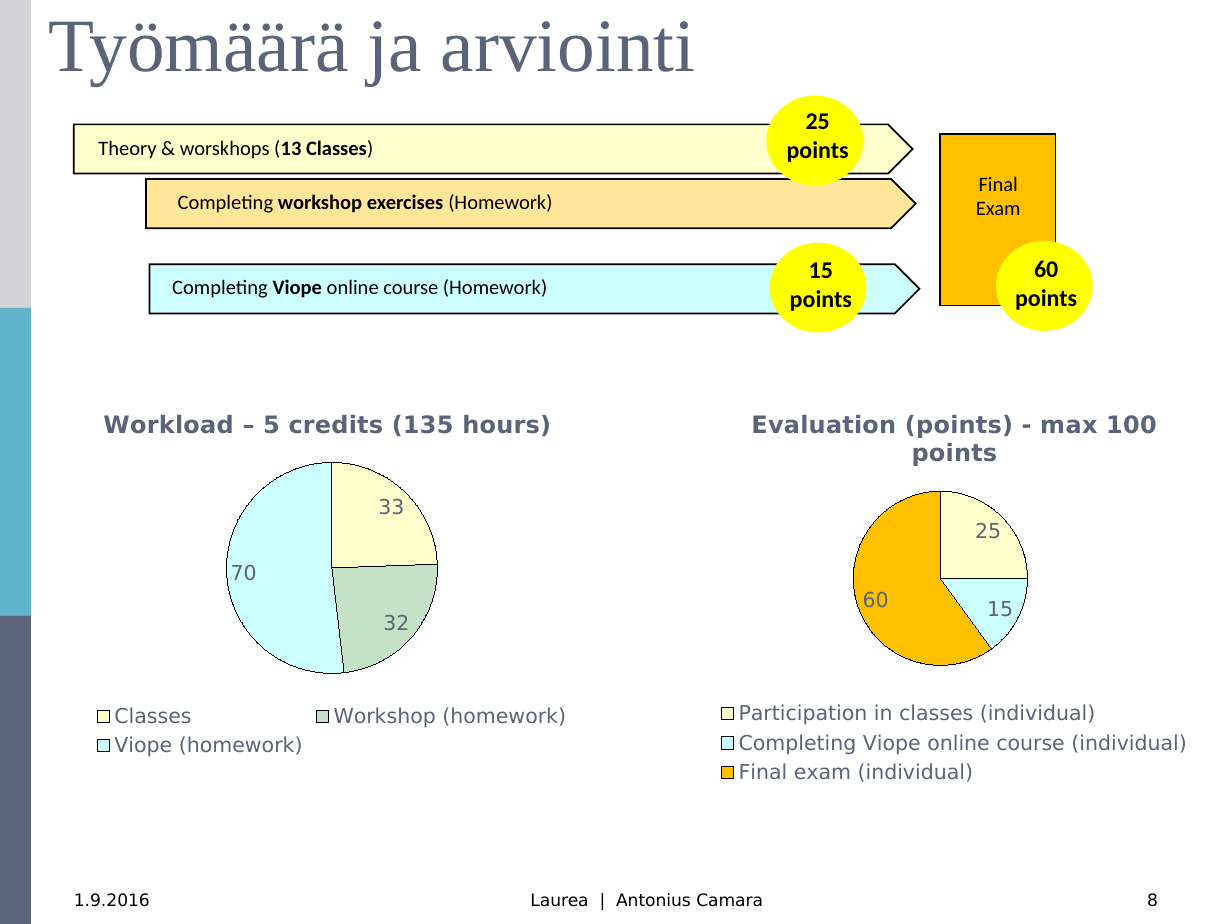
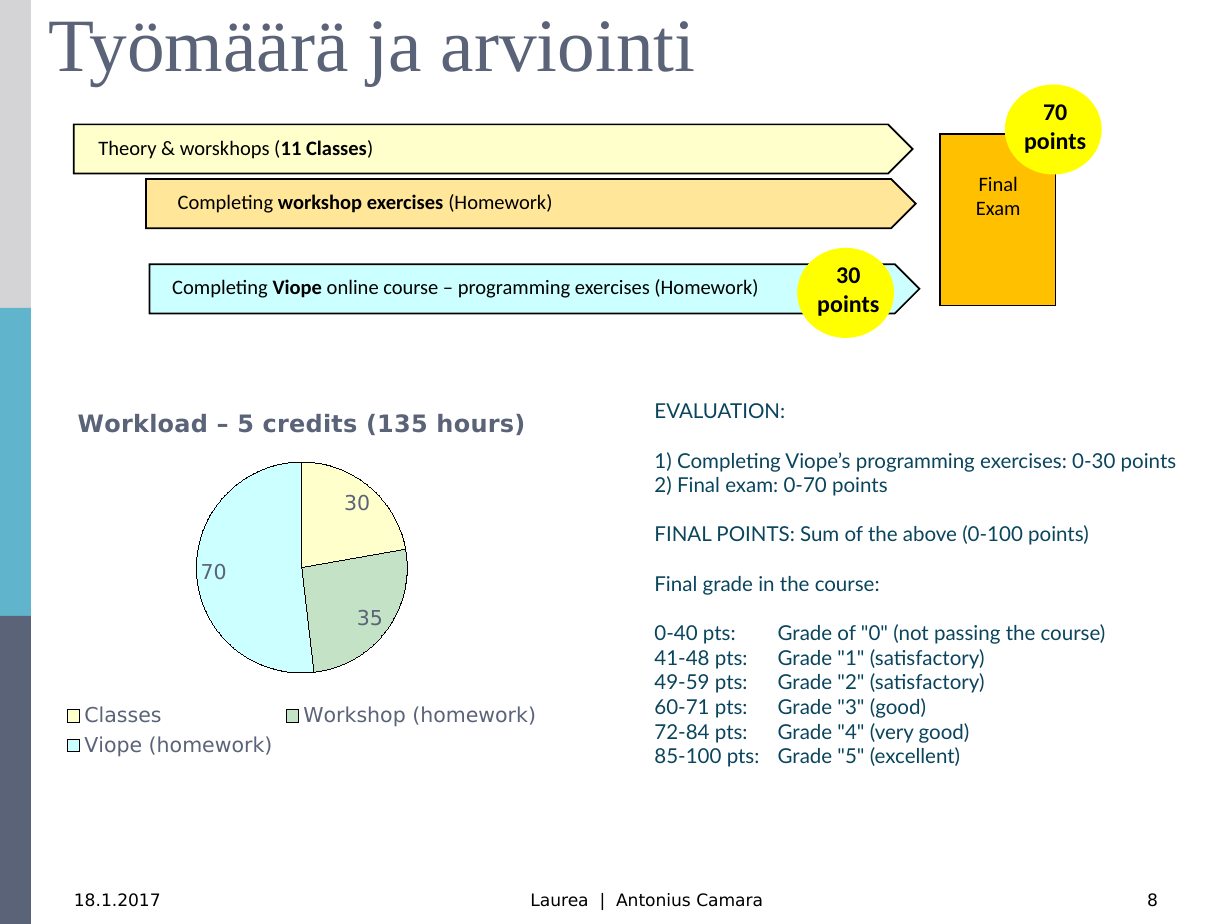
Before and after one commit to mjstenbe/OO_2017, a slide deck: slide 8 of Lecture materials (Antonius)/R0027-Luento-1-Intro.pptx. Drawn at 1232x924 pixels with LibreOffice and Linux fonts; fonts in the diff are those of the drawing. Boxes give left, top, right and bottom in pixels: in the first picture for what was removed or moved away, otherwise in the second. Text is boxed around its words. In the diff, an @@ line names an element or a change of style, - is before the commit and + after.

```diff
--- a/Lecture materials (Antonius)/R0027-Luento-1-Intro.pptx
+++ b/Lecture materials (Antonius)/R0027-Luento-1-Intro.pptx
@@ ellipse: place and size @@
-ellipse at (997,241,1092,330)
+ellipse at (1005,85,1100,174)
@@ ellipse removed at (768,96,862,185) @@
@@ text removed at (787,113,849,162) @@
-25
-points
@@ text "70": place and size @@
-text "70" at (1015,260,1077,310)
+text "70" at (1024,104,1086,153)
@@ text at (1043,104,1067,120): text changed @@
-60
+70
@@ text at (98,140,373,159): text changed @@
-Theory & worskhops (13 Classes)
+Theory & worskhops (11 Classes)
@@ ellipse: place and size @@
-ellipse at (770,244,865,333)
+ellipse at (798,249,893,338)
@@ text "30": place and size @@
-text "30" at (790,262,852,311)
+text "30" at (817,267,879,316)
@@ text at (836,267,860,283): text changed @@
-15
+30
@@ text at (172,279,758,298): text changed @@
-Completing Viope online course (Homework)
+Completing Viope online course – programming exercises (Homework)
@@ pie chart at (12,388,590,763) @@
@@ Series 1, Classes: 33 to 30 @@
@@ Series 1, Workshop (homework): 32 to 35 @@
@@ pie chart: place and size @@
-pie chart at (17,389,647,764)
+pie chart at (12,388,590,763)
@@ pie chart removed at (653,389,1232,790) @@
-title "Evaluation (points) - max 100 points"
-categories: Participation in classes (individual), Completing Viope online course (individual), Final exam (individual)
-Evaluation (points) - max 100 points: 25, 15, 60
@@ text added at (654,403,1177,766), 12 pt, text #0A455D @@
+EVALUATION:
+1) Completing Viope’s programming exercises: 0-30 points
+2) Final exam: 0-70 points
+FINAL POINTS: Sum of the above (0-100 points)
+Final grade in the course:
+0-40 pts: Grade of "0" (not passing the course)
+41-48 pts: Grade "1" (satisfactory)
+49-59 pts: Grade "2" (satisfactory)
+60-71 pts: Grade "3" (good)
+72-84 pts: Grade "4" (very good)
+85-100 pts: Grade "5" (excellent)
@@ text at (74,893,161,907): text changed @@
-1.9.2016
+18.1.2017
```
Also in this commit, not shown: 32 other slides changed, 5 other files.
